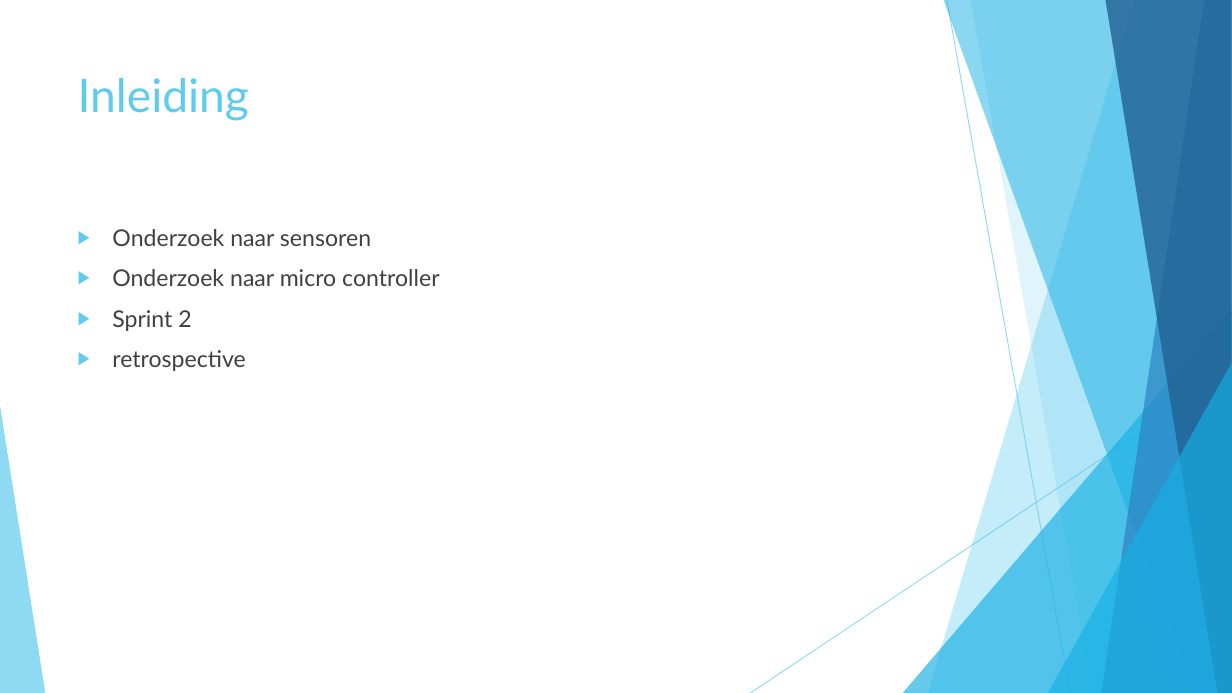
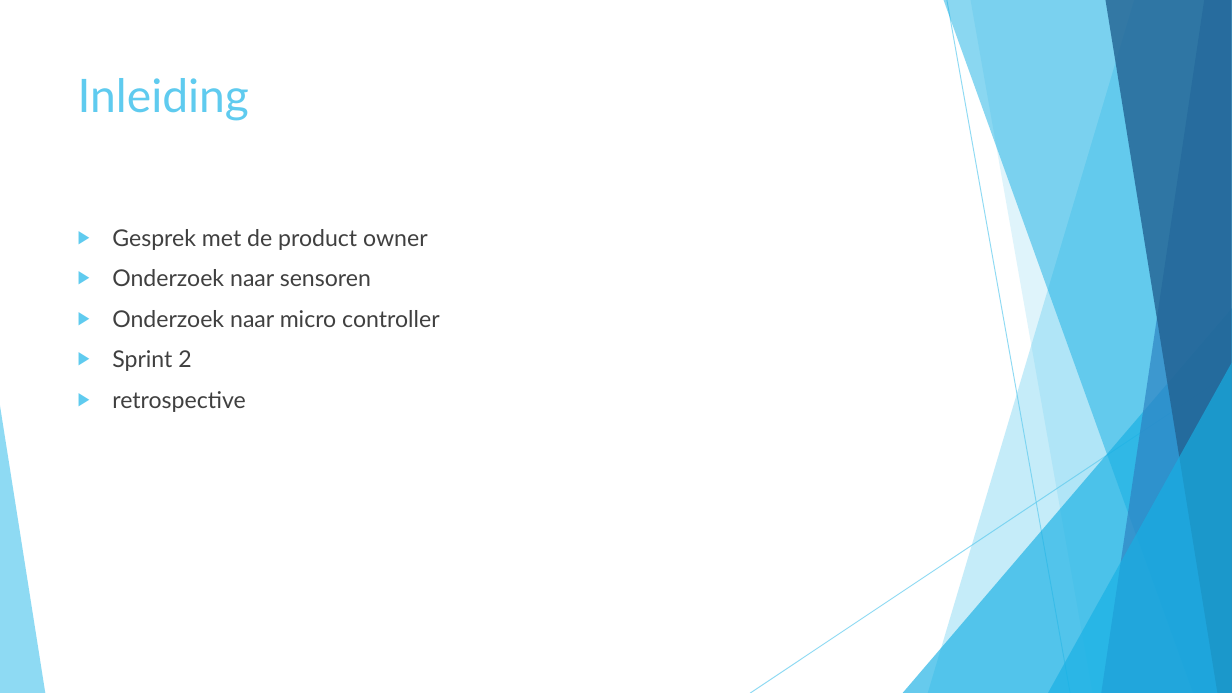
Before and after one commit to merelvdleeden/plastic_vanger, a slide deck: slide 2 of documentatie/scrum presentaties/sprint 1.pptx. Drawn at 1232x693 pixels with LibreOffice and Linux fonts; fonts in the diff are those of the drawing. Boxes give left, top, right and bottom in pixels: in the first picture for what was removed or moved away, otherwise in the second. Text is boxed around its words. In the diff, an @@ line names an element or a change of style, - is before the commit and + after.

```diff
--- a/documentatie/scrum presentaties/sprint 1.pptx
+++ b/documentatie/scrum presentaties/sprint 1.pptx
@@ text at (112, 229, 428, 250): paragraph added @@
+▶ Gesprek met de product owner
```
Also in this commit, not shown: 1 other slide changed, 2 slides added, 1 slide removed, 2 other files.
